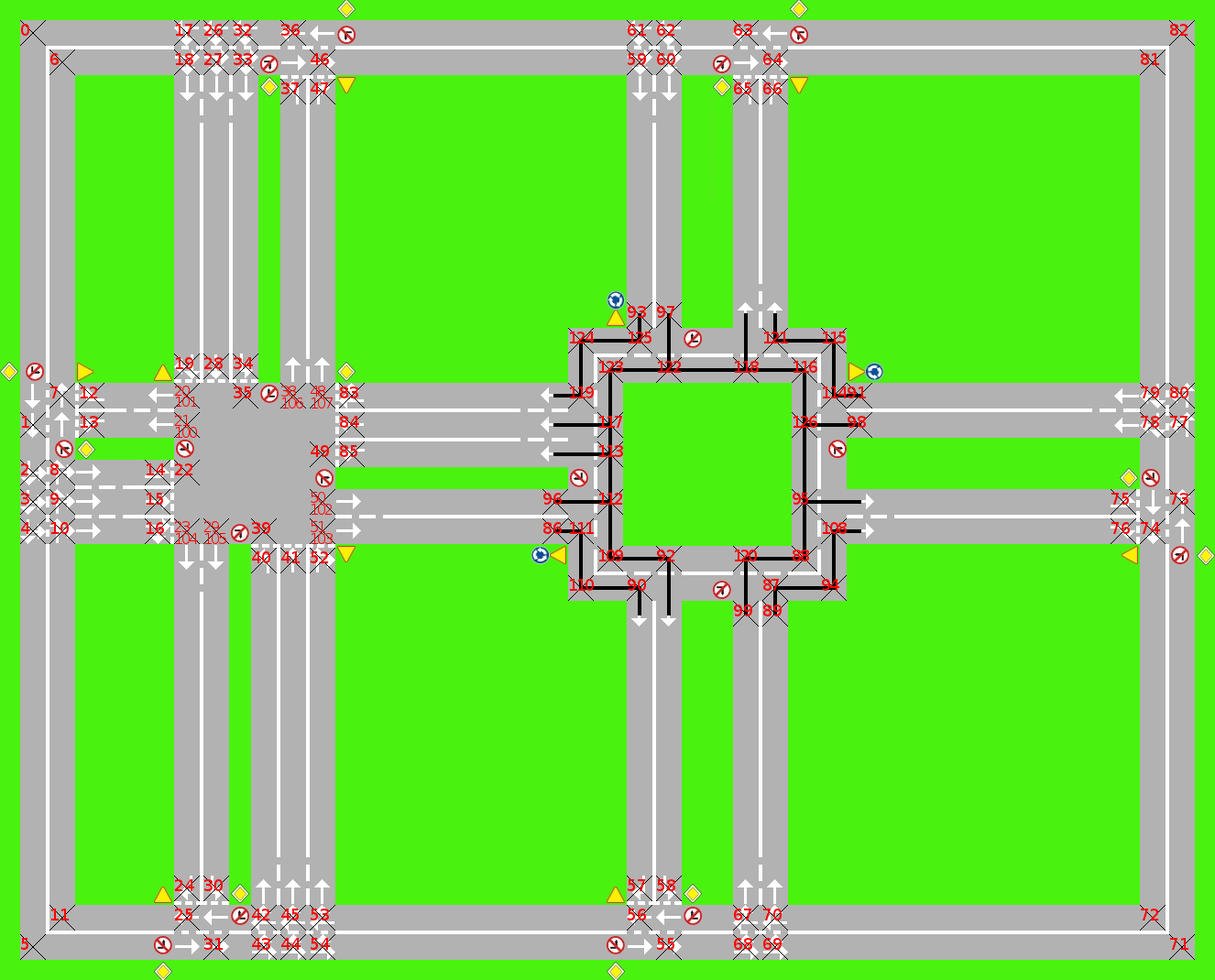
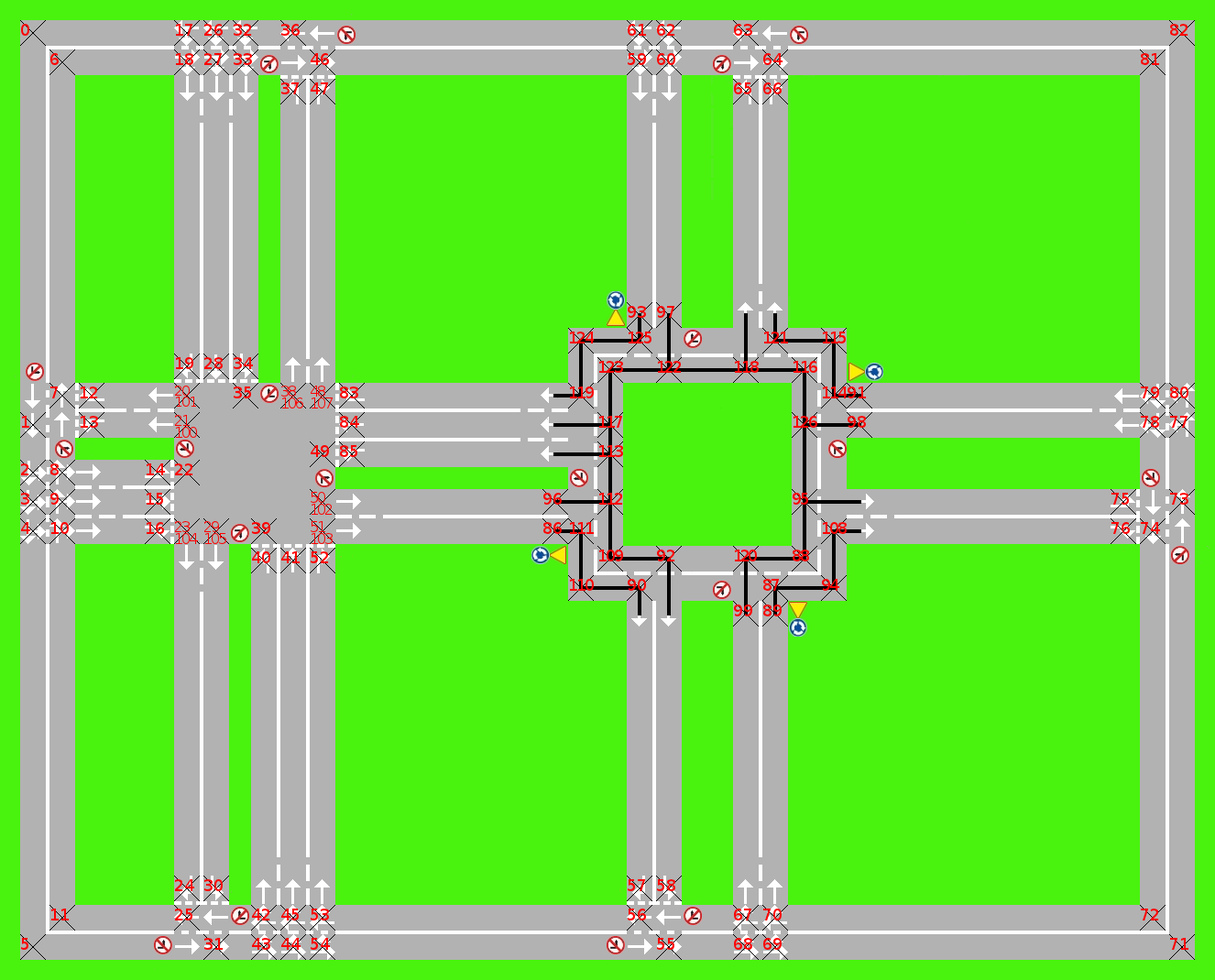
Layers edited between the first and the second 1215 × 980 image:
painted on "Tło" over box(0, 0, 1215, 980)
